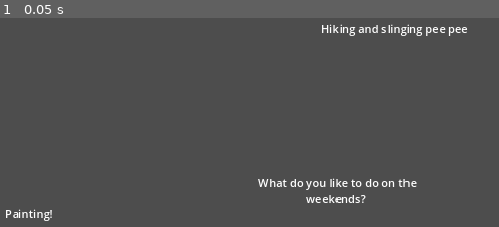
Above: before the commit, frame 1.
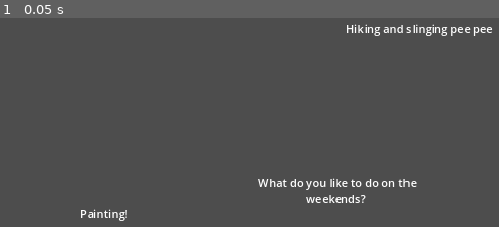
Above: after the commit, the same moment.

Repository: Bbubbee/GhostsInUs
Game: Godot game, scene res://scenes/main/main.tscn
Two runs of this game, one before a commit and one after it. Both use one fixed random seed, a clock stepped at 60 frames per second and the inputs below.
Inputs:
- Up to frame 1 (0.05 s): no input

The runs differ from the first frame. In frame 1, 1.2% of the frame differs, in the area x 1-99%, y 2-98%.

Commit message:
transfer

Diff:
--- a/scenes/dialogue/dialogue_bubble.gd
+++ b/scenes/dialogue/dialogue_bubble.gd
@@ -1,9 +1,11 @@
 extends RichTextLabel
 
+var raw_text
 
 func init(message: String, pos: Vector2) -> void:
 	global_position = pos
-	text = message
+	raw_text = message
+	text = "[center]" + message + "[/center]"
 
 
 func type(char: String):
--- a/scenes/main/dialogue_generator.gd
+++ b/scenes/main/dialogue_generator.gd
@@ -60,14 +60,15 @@
 		# Get the first letter of each option.
 		if not active_option:
 			for option in options.get_children():
-				if key_typed == option.text[0]:
+				if key_typed == option.raw_text[0]:
 					active_option = option
-					active_string = active_option.text
-					active_option.text = Globals.set_subtitle(index, active_string)
-					index = min(index+1, active_option.text.length())
+					active_string = active_option.raw_text
+					active_option.text = Globals.format_string(index, active_string)
+					index = min(index+1, active_option.raw_text.length())
+					print('lol')
 		else:
 			# Typed the correct character
 			if key_typed == active_string[min(index, active_string.length()-1)]:
 				## Advance to the next character
-				active_option.text = Globals.set_subtitle(index, active_string)
+				active_option.text = Globals.format_string(index, active_string)
 				index = min(index+1, active_string.length())
--- a/scenes/main/main.gd
+++ b/scenes/main/main.gd
@@ -19,7 +19,7 @@
 	var file = FileAccess.open(dialogue, FileAccess.READ)
 	lines = file.get_as_text().split("\n")
 	text = lines[0]
-	subtitle.text = Globals.set_subtitle(index, text, done_color, current_color, todo_color)
+	subtitle.text = Globals.format_string(index, text, done_color, current_color, todo_color)
 
 func _unhandled_input(event: InputEvent) -> void:
 	# Inputted a key
@@ -31,8 +31,7 @@
 		if key_typed == text[min(index, text.length()-1)]:
 			# Advance to the next character
 			index = min(index+1, text.length())
-			subtitle.text = Globals.set_subtitle(index, text, done_color, current_color, todo_color)
-			#set_subtitle()
+			subtitle.text = Globals.format_string(index, text, done_color, current_color, todo_color)
 
 		# Finished the word
 		if index == text.length():
@@ -40,4 +39,4 @@
 			current_line += 1
 			text = lines[min(current_line, lines.size()-1)]
 
-			subtitle.text = Globals.set_subtitle(index, text, done_color, current_color, todo_color)
+			subtitle.text = Globals.format_string(index, text, done_color, current_color, todo_color)
--- a/utils/globals.gd
+++ b/utils/globals.gd
@@ -4,7 +4,7 @@
 ## Sets the subtitle based on a given string.
 ## Formats the subtitle with the correct colors.
 ## Colors for done, current, and todo chararacters.
-func set_subtitle(
+func format_string(
 	index,
 	text,
 	before_color: Color = Color.YELLOW,
